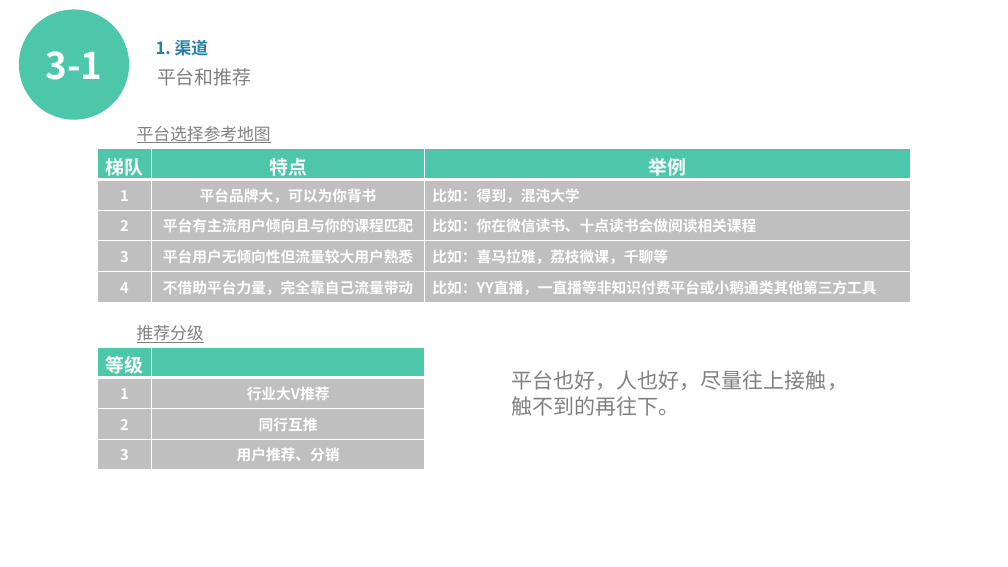
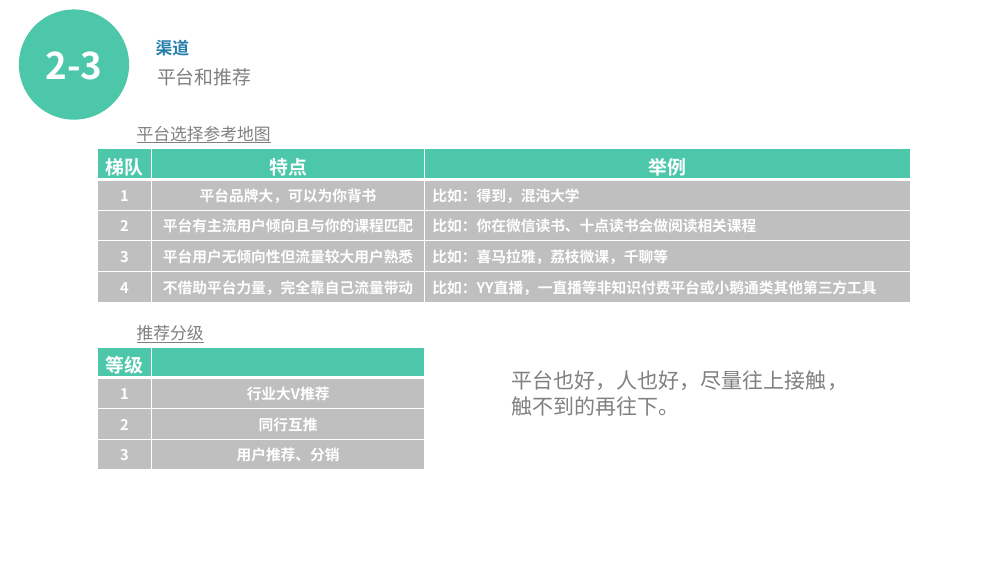
Before and after one commit to izhouping/KPA, a slide deck: slide 19 of 项目演示.pptx (slide 18 before the commit). Drawn at 1008x567 pixels with LibreOffice and Linux fonts; fonts in the diff are those of the drawing. Boxes give left, top, right and bottom in pixels: in the first picture for what was removed or moved away, otherwise in the second. Text is boxed around its words. In the diff, an @@ line names an element or a change of style, - is before the commit and + after.

```diff
--- a/项目演示.pptx
+++ b/项目演示.pptx
@@ text in ellipse at (45, 51, 102, 80): text changed @@
-3-1
+2-3
@@ text at (156, 37, 190, 59): text changed @@
-1. 渠道
+渠道
```
Also in this commit, not shown: 17 other slides changed, 4 slides added, 1 slide removed, 1 other file.
